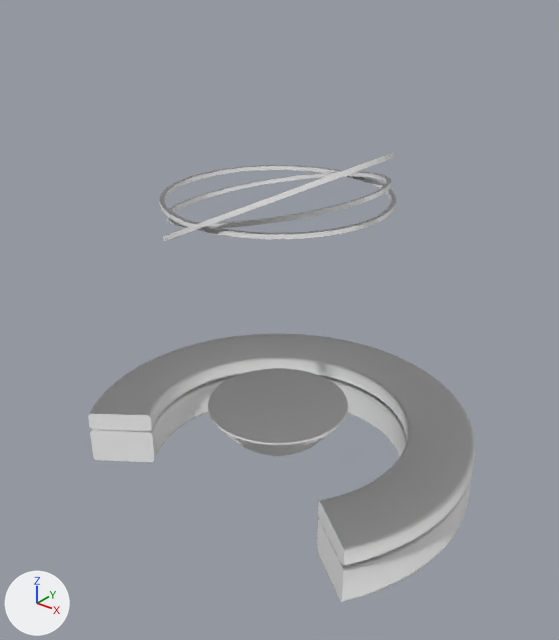
Renders of the OBJ model 3js-playtime/public/StandExportOBJ/Booth.obj from each side of a commit.
Before and after are seen from a camera (50 mm lens) standing at (51.1, -62.9, 59.8) and looking at (-0.2, 1.3, 20.0). The axes (+X, +Y, +Z) are drawn at lower left. The lights are the same throughout. Where no turn or scale is listed for an object, it has been applied to the vertices.

The scene before the commit, as lines of its bpy script (objects in view):
```python
me_cone_instance_004 = bpy.data.meshes.new('Cone_Instance_004')
me_cone_instance_004.from_pydata(...)  # 453 vertices, 492 faces; spans x -8.5..8.7, y -8.0..9.2, z 2.8..9.2
me_cone_instance_004.materials.append(mat_material__177)  # white #e7e7e7
me_tube_4_instance_003 = bpy.data.meshes.new('Tube_4_Instance_003')
me_tube_4_instance_003.from_pydata(...)  # 816 vertices, 816 faces; spans x -23.3..24.2, y -13.7..23.8, z 4.7..7.1
me_tube_4_instance_003.materials.append(mat_material__174)  # white #e7e7e7
me_tube_4_instance_004 = bpy.data.meshes.new('Tube_4_Instance_004')
me_tube_4_instance_004.from_pydata(...)  # 816 vertices, 816 faces; spans x -23.3..24.2, y -13.7..23.8, z 0.0..4.6
me_tube_4_instance_004.materials.append(mat_material__174)  # white #e7e7e7
me_tube_instance_003 = bpy.data.meshes.new('Tube_Instance_003')
me_tube_instance_003.from_pydata(...)  # 200 vertices, 200 faces; spans x -12.6..12.7, y -12.0..13.3, z 34.9..35.4
me_tube_instance_003.materials.append(mat_material__173)  # white #e7e7e7
ob_cone_instance_004 = bpy.data.objects.new('Cone_Instance_004', me_cone_instance_004)
ob_cone_instance_004.location = (0.0, 0.0, 0.0)
ob_tube_4_instance_003 = bpy.data.objects.new('Tube_4_Instance_003', me_tube_4_instance_003)
ob_tube_4_instance_003.location = (0.0, 0.0, 0.0)
ob_tube_4_instance_004 = bpy.data.objects.new('Tube_4_Instance_004', me_tube_4_instance_004)
ob_tube_4_instance_004.location = (0.0, 0.0, 0.0)
ob_tube_instance_003 = bpy.data.objects.new('Tube_Instance_003', me_tube_instance_003)
ob_tube_instance_003.location = (0.0, 0.0, 0.0)
# also in view: 'Tube_Instance_004' at (0.1, 0.6, 35.2); 'Tube_Instance_005' at (0.1, 0.6, 35.2)
```
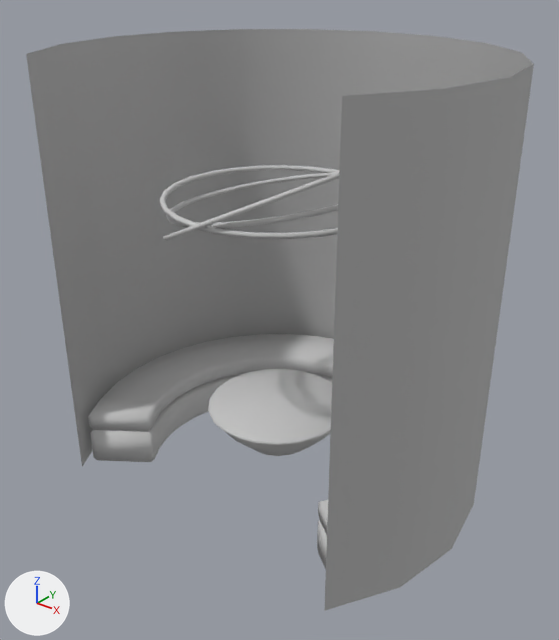
Boxes [x1, y1, x2, y2] around the edits, measured in the pictures (559 x 640 px):
'Cylinder001', added
    after: [26, 29, 534, 611]
'Tube_4_Instance_003', reshaped
    before: [88, 334, 475, 566]
    after: [88, 334, 334, 569]
'Tube_4_Instance_004', deleted
    before: [90, 374, 472, 602]
'Cone_Instance_004', deleted
    before: [208, 368, 348, 456]
part 1 of me_tube_4_instance_003, added
    after: [90, 373, 332, 569]
part 2 of me_tube_4_instance_003, added
    after: [208, 369, 332, 456]
part 3 of me_tube_4_instance_003, deleted
    before: [88, 334, 475, 566]
part 4 of me_tube_4_instance_003, recoloured
    both: [92, 414, 328, 534]

Patch to the scene script:
```diff
--- a/3js-playtime/public/StandExportOBJ/Booth.obj.py
+++ b/3js-playtime/public/StandExportOBJ/Booth.obj.py
@@ mat_booth_material__177 @@
+mat_booth_material__177 = principled_material('Booth_Material__177')
+mat_booth_material__177.base_color = (0.588, 0.588, 0.588)  # light grey #cacaca
+mat_booth_material__177.roughness = 0.9
@@ mat_booth_material__174 @@
+mat_booth_material__174 = principled_material('Booth_Material__174')
+mat_booth_material__174.base_color = (0.588, 0.588, 0.588)  # light grey #cacaca
+mat_booth_material__174.roughness = 0.9
@@ mat_wire_115115115 @@
+mat_wire_115115115 = principled_material('wire_115115115')
+mat_wire_115115115.base_color = (0.451, 0.451, 0.451)  # grey #b3b3b3
+mat_wire_115115115.roughness = 0.821
@@ me_tube_4_instance_003 @@
 # used by ob_tube_4_instance_003; location = (0.0, 0.0, 0.0)
-me_tube_4_instance_003.from_pydata(...)  # 816 vertices, 816 faces; spans x -23.3..24.2, y -13.7..23.8, z 4.7..7.1
+me_tube_4_instance_003.from_pydata(...)  # 544 vertices, 562 faces; spans x -23.2..24.1, y -13.7..23.7, z 0.0..9.2
+# me_tube_4_instance_003 part 1: a new loose piece of 208 vertices spanning x -23.2..24.1, y -13.7..23.7, z 0.0..4.6, in mat_booth_material__174 (light grey #cacaca)
+# me_tube_4_instance_003 part 2: a new loose piece of 128 vertices spanning x -8.5..8.7, y -7.9..9.2, z 2.8..9.2, in mat_booth_material__177 (light grey #cacaca)
+# me_tube_4_instance_003 part 3: 608 vertices removed from x -23.3..24.2, y -13.7..23.8, z 4.7..7.1
+# me_tube_4_instance_003 part 4: 4 faces spanning x -18.5..19.4, y -13.4..-9.4, z 4.7..7.1 switch from mat_material__174 (white #e7e7e7) to mat_booth_material__174 (light grey #cacaca)
+me_tube_4_instance_003.materials.append(mat_booth_material__177)  # light grey #cacaca
@@ me_cylinder001 @@
+me_cylinder001.from_pydata(...)  # 28 vertices, 13 faces; spans x -24.7..24.7, y -15.5..24.7, z 0.0..50.0
+me_cylinder001.materials.append(mat_wire_115115115)  # grey #b3b3b3
@@ ob_cone_instance_004 @@
-ob_cone_instance_004 = bpy.data.objects.new('Cone_Instance_004', me_cone_instance_004)
-ob_cone_instance_004.location = (0.0, 0.0, 0.0)
@@ ob_tube_4_instance_004 @@
-ob_tube_4_instance_004 = bpy.data.objects.new('Tube_4_Instance_004', me_tube_4_instance_004)
-ob_tube_4_instance_004.location = (0.0, 0.0, 0.0)
@@ ob_cylinder001 @@
+ob_cylinder001 = bpy.data.objects.new('Cylinder001', me_cylinder001)
+ob_cylinder001.location = (0.0, 0.0, 0.0)
```
